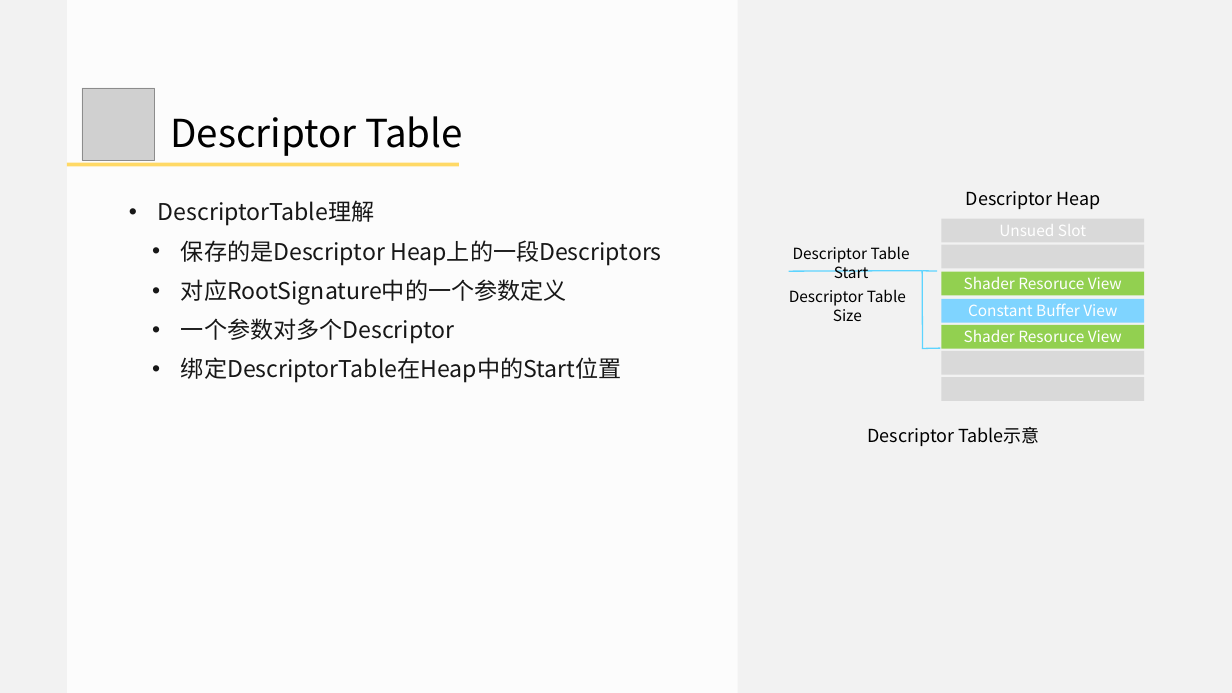
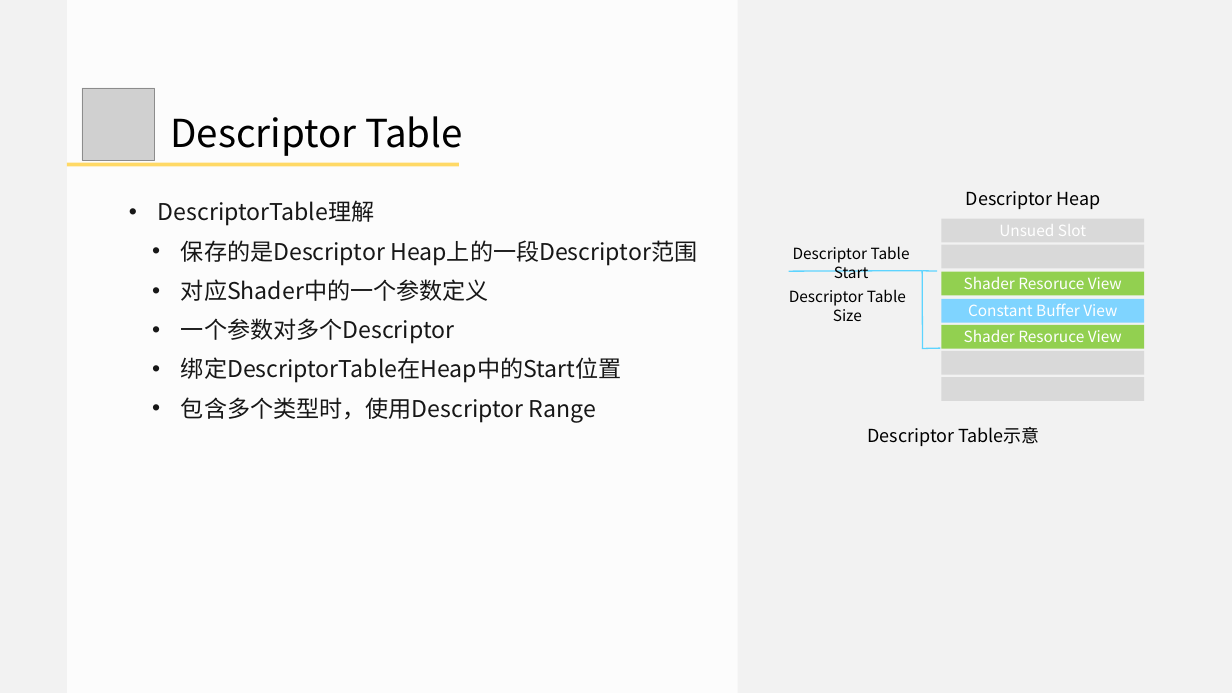
Before and after one commit to doomlover/KSGameEngineTutorials, a slide deck: slide 24 of PPTs/05.深入DX12绘制二.pptx (slide 21 before the commit). Drawn at 1232x693 pixels with LibreOffice and Linux fonts; fonts in the diff are those of the drawing; grey boxes stand for pictures. Boxes give left, top, right and bottom in pixels: in the first picture for what was removed or moved away, otherwise in the second. Text is boxed around its words. In the diff, an @@ line names an element or a change of style, - is before the commit and + after.

```diff
--- a/PPTs/05.深入DX12绘制二.pptx
+++ b/PPTs/05.深入DX12绘制二.pptx
@@ text at [181,240,697,301]: text changed @@
-  • 保存的是Descriptor Heap上的一段Descriptors
-  • 对应RootSignature中的一个参数定义
+  • 保存的是Descriptor Heap上的一段Descriptor范围
+  • 对应Shader中的一个参数定义
@@ text at [181,397,596,422]: paragraph added @@
+  • 包含多个类型时，使用Descriptor Range
```
Also in this commit, not shown: 14 other slides changed, 10 slides added, 3 slides removed, 1 other file.
